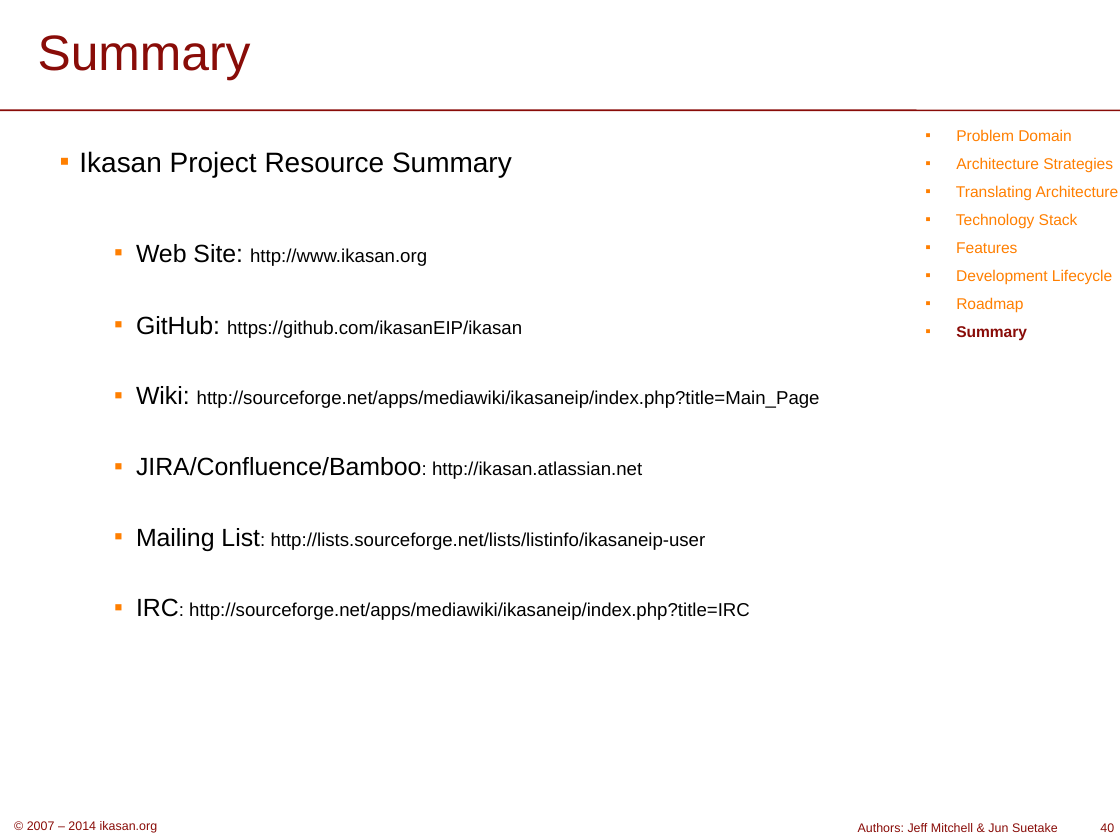
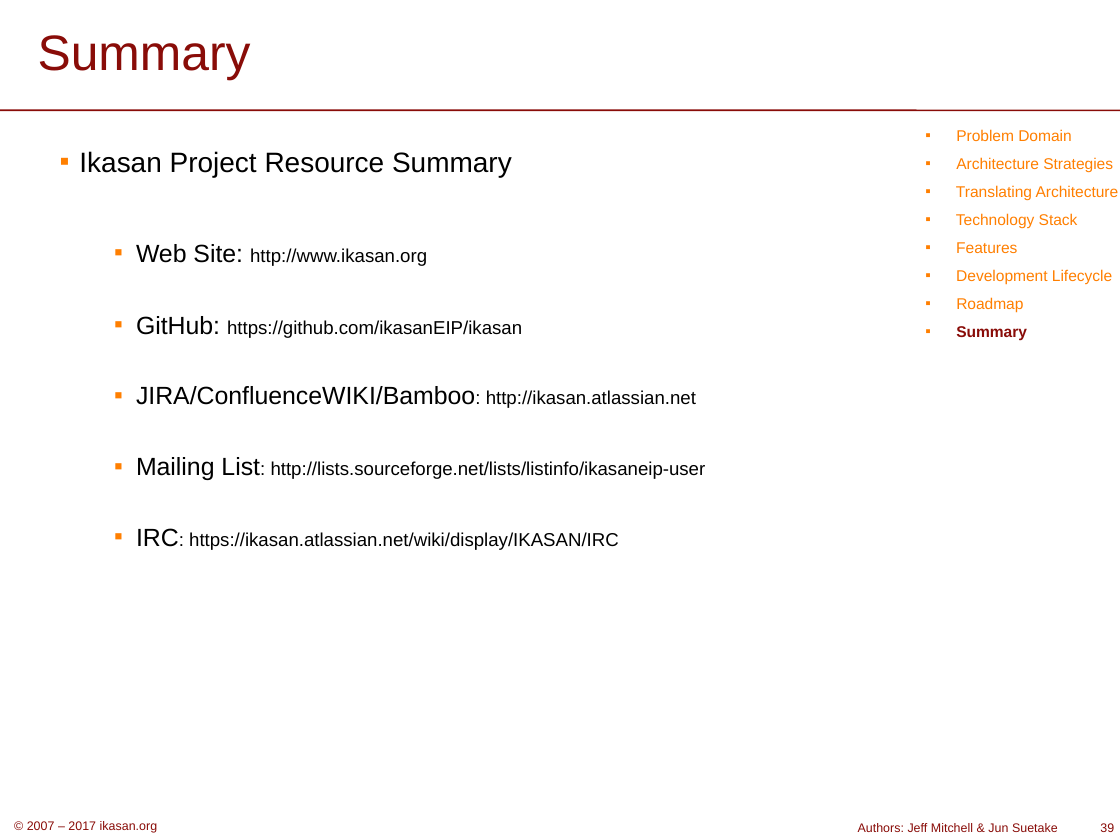
Before and after one commit to ikasanEIP/ikasan, a slide deck: slide 39 of docs/presentation/IkasanOverview.ppt (slide 40 before the commit). Drawn at 1120x840 pixels with LibreOffice and Linux fonts; fonts in the diff are those of the drawing; background and template pictures are left out. Boxes give left, top, right and bottom in pixels: in the first picture for what was removed or moved away, otherwise in the second. Text is boxed around its words. In the diff, an @@ line names an element or a change of style, - is before the commit and + after.

```diff
--- a/docs/presentation/IkasanOverview.ppt
+++ b/docs/presentation/IkasanOverview.ppt
@@ text at [136,386,696,408]: text changed @@
-  ▪ Wiki: http://sourceforge.net/apps/mediawiki/ikasaneip/index.php?title=Main_Page
-  ▪ JIRA/Confluence/Bamboo: http://ikasan.atlassian.net
+  ▪ JIRA/ConfluenceWIKI/Bamboo: http://ikasan.atlassian.net
@@ text at [136,528,619,550]: text changed @@
-  ▪ IRC: http://sourceforge.net/apps/mediawiki/ikasaneip/index.php?title=IRC
+  ▪ IRC: https://ikasan.atlassian.net/wiki/display/IKASAN/IRC
@@ text at [27,821,158,833]: text changed @@
-© 2007 – 2014 ikasan.org
+© 2007 – 2017 ikasan.org
@@ page number at [1100,823,1114,832]: text changed @@
-40
+39
```
Also in this commit, not shown: 39 other slides changed, 1 slide removed, 1 other file.
